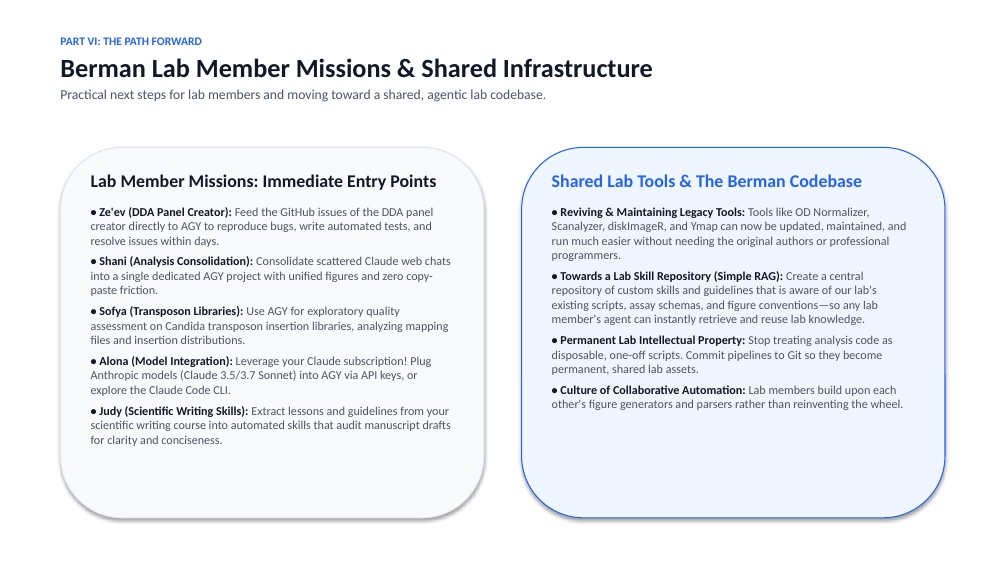
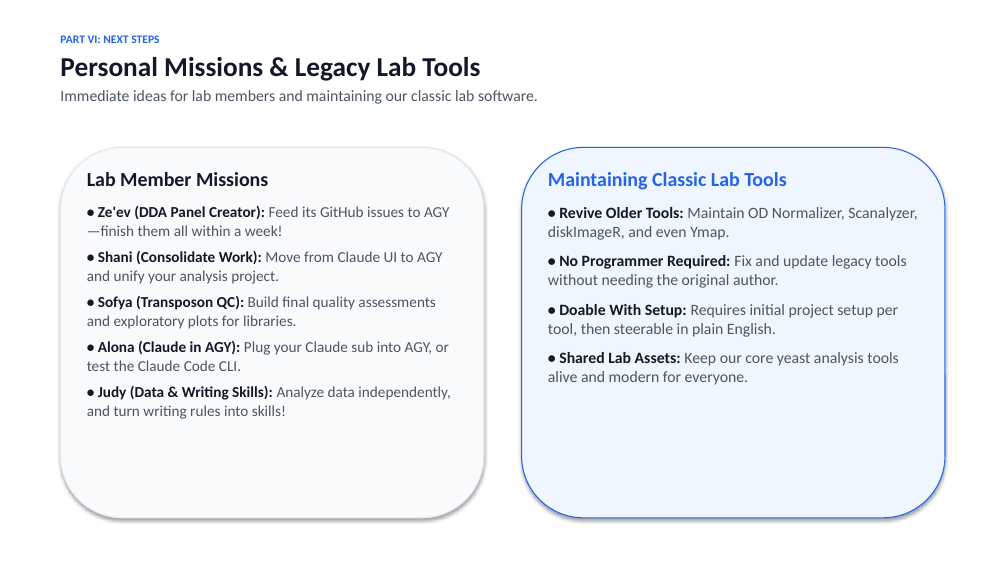
Before and after one commit to berman-lab/antigravity-intoduction-presentation, a slide deck: slide 27 of antigravity_lab_presentation.pptx. Drawn at 1008x567 pixels with LibreOffice and Linux fonts; fonts in the diff are those of the drawing. Boxes give left, top, right and bottom in pixels: in the first picture for what was removed or moved away, otherwise in the second. Text is boxed around its words. In the diff, an @@ line names an element or a change of style, - is before the commit and + after.

```diff
--- a/antigravity_lab_presentation.pptx
+++ b/antigravity_lab_presentation.pptx
@@ text at (60,35,538,104): text changed; size 13 to 15 pt @@
-PART VI: THE PATH FORWARD
-Berman Lab Member Missions & Shared Infrastructure
-Practical next steps for lab members and moving toward a shared, agentic lab codebase.
+PART VI: NEXT STEPS
+Personal Missions & Legacy Lab Tools
+Immediate ideas for lab members and maintaining our classic lab software.
@@ text at (87,172,450,419): text changed; size 11.5 to 14.5 pt @@
-Lab Member Missions: Immediate Entry Points
-• Ze'ev (DDA Panel Creator): Feed the GitHub issues of the DDA panel creator directly to AGY to reproduce bugs, write automated tests, and resolve issues within days.
-• Shani (Analysis Consolidation): Consolidate scattered Claude web chats into a single dedicated AGY project with unified figures and zero copy-paste friction.
-• Sofya (Transposon Libraries): Use AGY for exploratory quality assessment on Candida transposon insertion libraries, analyzing mapping files and insertion distributions.
-• Alona (Model Integration): Leverage your Claude subscription! Plug Anthropic models (Claude 3.5/3.7 Sonnet) into AGY via API keys, or explore the Claude Code CLI.
-• Judy (Scientific Writing Skills): Extract lessons and guidelines from your scientific writing course into automated skills that audit manuscript drafts for clarity and conciseness.
+Lab Member Missions
+• Ze'ev (DDA Panel Creator): Feed its GitHub issues to AGY—finish them all within a week!
+• Shani (Consolidate Work): Move from Claude UI to AGY and unify your analysis project.
+• Sofya (Transposon QC): Build final quality assessments and exploratory plots for libraries.
+• Alona (Claude in AGY): Plug your Claude sub into AGY, or test the Claude Code CLI.
+• Judy (Data & Writing Skills): Analyze data independently, and turn writing rules into skills!
@@ text at (548,172,917,385): text changed; size 11.5 to 15 pt @@
-Shared Lab Tools & The Berman Codebase
-• Reviving & Maintaining Legacy Tools: Tools like OD Normalizer, Scanalyzer, diskImageR, and Ymap can now be updated, maintained, and run much easier without needing the original authors or professional programmers.
-• Towards a Lab Skill Repository (Simple RAG): Create a central repository of custom skills and guidelines that is aware of our lab's existing scripts, assay schemas, and figure conventions—so any lab member's agent can instantly retrieve and reuse lab knowledge.
-• Permanent Lab Intellectual Property: Stop treating analysis code as disposable, one-off scripts. Commit pipelines to Git so they become permanent, shared lab assets.
-• Culture of Collaborative Automation: Lab members build upon each other's figure generators and parsers rather than reinventing the wheel.
+Maintaining Classic Lab Tools
+• Revive Older Tools: Maintain OD Normalizer, Scanalyzer, diskImageR, and even Ymap.
+• No Programmer Required: Fix and update legacy tools without needing the original author.
+• Doable With Setup: Requires initial project setup per tool, then steerable in plain English.
+• Shared Lab Assets: Keep our core yeast analysis tools alive and modern for everyone.
```
Also in this commit, not shown: 28 other slides changed, 1 other file.
